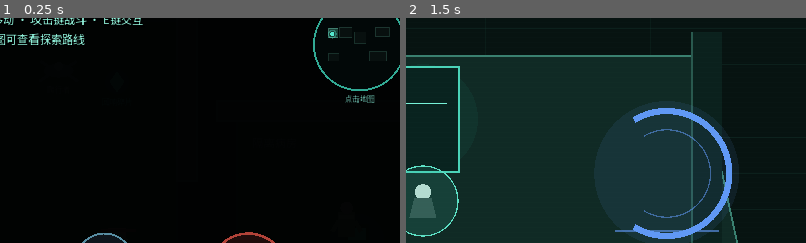
Above: before the commit, frames 1-2 (left to right).
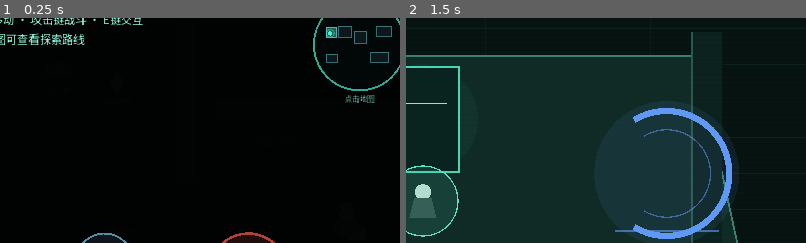
Above: after the commit, the same moments.

Repository: ancientboy/Dreadbound
Game: Godot game, scene res://scenes/startup.tscn
Same seed, same stepped clock (60 frames per second), same inputs: the game is played once before the commit and once after it.
Inputs:
- Up to frame 1 (0.25 s): no input
- Up to frame 2 (1.5 s): click "撤回回廊" at 0.5 s; click "再次点击确认撤回" at 1.25 s
The pictures show only the part of the screen within x 48-98%, y 17-67%; the shares and areas given below are measured in that part.

The runs differ from the first frame. In frame 1, 0.5% of the frame differs, in the area x 81-98%, y 3-20%; in frame 2, nothing differs.

Commit message:
Use compact hub UI on mobile browser canvases

Diff:
--- a/scripts/corridor.gd
+++ b/scripts/corridor.gd
@@ -111,7 +111,33 @@
 	$Margin/Layout/Header/Currency.add_theme_font_size_override("font_size", 15 if compact else 18)
 	$HubTitle.position = Vector2(inset, 24)
 	$HubTitle.size = Vector2(viewport_size.x - inset * 2.0, 48)
+	_layout_warehouse(viewport_size)
 	queue_redraw()
+
+
+func _layout_warehouse(viewport_size: Vector2) -> void:
+	if warehouse_panel == null:
+		return
+	var panel_width := minf(1050.0, viewport_size.x - 48.0)
+	warehouse_panel.position = Vector2((viewport_size.x - panel_width) * 0.5, 48)
+	warehouse_panel.size = Vector2(panel_width, minf(590.0, viewport_size.y - 82.0))
+	var title := warehouse_panel.get_child(0) as Label
+	title.position = Vector2(24, 18)
+	title.size = Vector2(panel_width - 48, 48)
+	var list_width := (panel_width - 92.0) * 0.5
+	var scroll := warehouse_panel.get_child(1) as ScrollContainer
+	scroll.position = Vector2(28, 82)
+	scroll.size = Vector2(list_width, warehouse_panel.size.y - 160)
+	warehouse_list.custom_minimum_size = Vector2(list_width - 20, 0)
+	warehouse_detail.position = Vector2(52 + list_width, 92)
+	warehouse_detail.size = Vector2(list_width - 24, warehouse_panel.size.y - 260)
+	equip_button.position = Vector2(52 + list_width, warehouse_panel.size.y - 154)
+	equip_button.size = Vector2((list_width - 36) * 0.5, 58)
+	salvage_button.position = Vector2(70 + list_width + equip_button.size.x, warehouse_panel.size.y - 154)
+	salvage_button.size = equip_button.size
+	var close := warehouse_panel.get_child(warehouse_panel.get_child_count() - 1) as Button
+	close.position = Vector2((panel_width - 250) * 0.5, warehouse_panel.size.y - 72)
+	close.size = Vector2(250, 52)
 
 
 func _process(delta: float) -> void:
@@ -418,7 +444,9 @@
 
 
 func _is_portrait() -> bool:
-	return size.y > size.x * 1.12
+	# Mobile browser chrome often leaves a nearly-square game canvas even while
+	# the physical device is landscape. Use the scrollable terminal there too.
+	return size.y > size.x * 0.72 or size.x < 1180.0
 
 
 func _terminal_is_open() -> bool:
--- a/scripts/minimap.gd
+++ b/scripts/minimap.gd
@@ -65,7 +65,7 @@
 	var center := _mini_center()
 	draw_circle(center, MINI_RADIUS + 5.0, Color(0.01, 0.035, 0.032, 0.94))
 	draw_arc(center, MINI_RADIUS + 5.0, 0.0, TAU, 64, Color(0.23, 0.78, 0.68, 0.85), 3.0)
-	var map_rect := Rect2(center - Vector2(54, 34), Vector2(108, 68))
+	var map_rect := Rect2(center - Vector2(58, 39), Vector2(116, 78))
 	_draw_map_contents(map_rect, false)
 	draw_string(UI_FONT, center + Vector2(-25, 91), "点击地图", HORIZONTAL_ALIGNMENT_CENTER, 50, 12, Color(0.4, 0.7, 0.64, 0.9))
 
@@ -94,9 +94,10 @@
 		var region_rect: Rect2 = region.rect
 		var room_rect := Rect2(origin + region_rect.position * scale_factor, region_rect.size * scale_factor)
 		var reveal := fog.get_world_reveal_at(region_rect.get_center()) if is_instance_valid(fog) else 0.0
-		var fill := Color(0.11, 0.28, 0.24, 0.88) if reveal > 0.0 else Color(0.035, 0.065, 0.06, 0.92)
+		var metro := run_config != null and run_config.world_id == "metro"
+		var fill := (Color(0.12, 0.34, 0.48, 0.98) if metro else Color(0.11, 0.4, 0.32, 0.98)) if reveal > 0.0 else Color(0.055, 0.09, 0.105, 0.98)
 		draw_rect(room_rect, fill)
-		draw_rect(room_rect, Color(0.29, 0.55, 0.48, 0.8 if reveal > 0.0 else 0.3), false, 2.0 if show_labels else 1.0)
+		draw_rect(room_rect, Color(0.34, 0.72, 0.75, 0.95 if reveal > 0.0 else 0.58), false, 2.0 if show_labels else 1.4)
 		if show_labels:
 			var name: String = str(region.name) if reveal > 0.0 else "未探索"
 			draw_string(UI_FONT, room_rect.position + Vector2(6, 18), name, HORIZONTAL_ALIGNMENT_LEFT, room_rect.size.x - 12, 13, Color(0.54, 0.72, 0.66, 0.9))
--- a/tests/test_corridor_hub.gd
+++ b/tests/test_corridor_hub.gd
@@ -15,7 +15,7 @@
 	assert(corridor.get_node("HubActions").visible)
 	assert(corridor.get_node("HubActions/OpenTerminal").visible)
 	corridor._open_terminal()
-	assert(corridor.get_node("Margin").visible)
+	assert(corridor.get_node("Margin").visible or corridor.mobile_terminal_panel.visible)
 	assert(not corridor.get_node("HubActions").visible)
 	corridor._open_warehouse()
 	assert(corridor.warehouse_panel.visible)
--- a/tests/test_responsive_ui.gd
+++ b/tests/test_responsive_ui.gd
@@ -37,6 +37,11 @@
 		var warehouse: Control = corridor.warehouse_panel
 		assert(warehouse.position.x >= 23.0)
 		assert(warehouse.position.x + warehouse.size.x <= viewport_width - 23.0)
+	corridor.size = Vector2(1280, 1200)
+	assert(corridor._is_portrait())
+	corridor._open_terminal()
+	assert(not corridor.get_node("Margin").visible)
+	assert(corridor.mobile_terminal_panel.visible)
 	corridor.queue_free()
 	print("Responsive UI tests passed")
 	quit()
